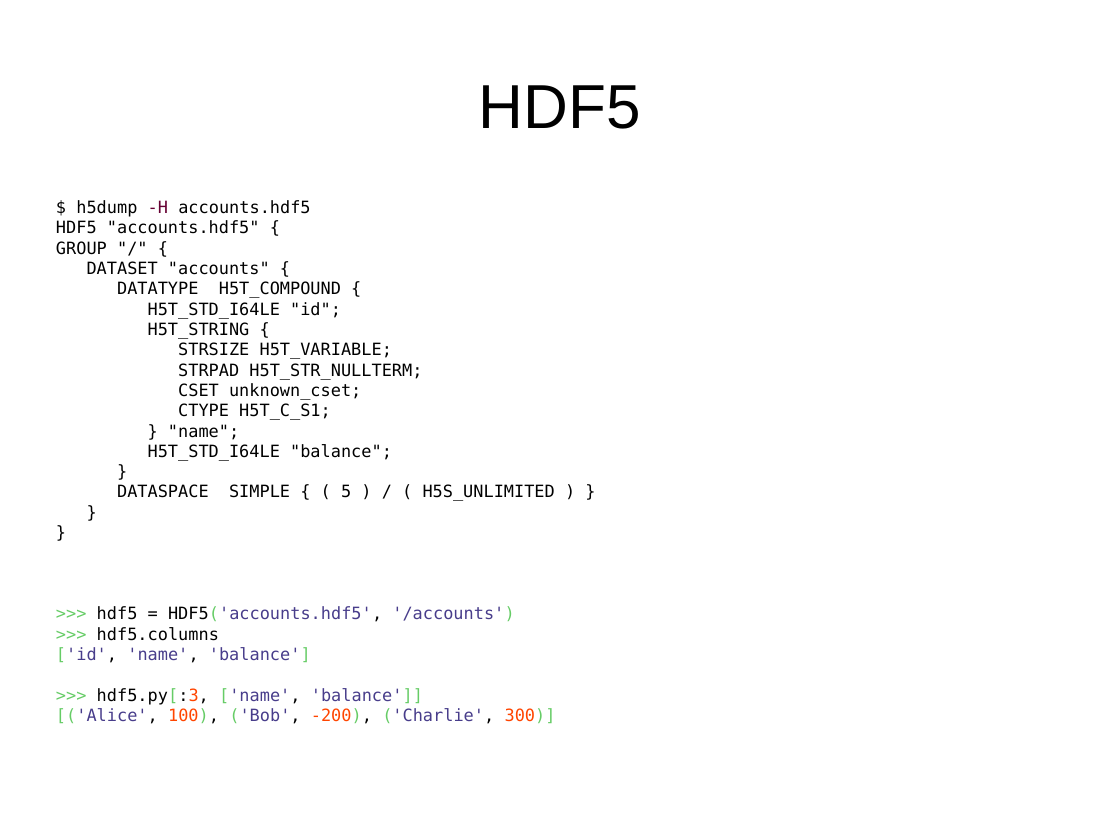
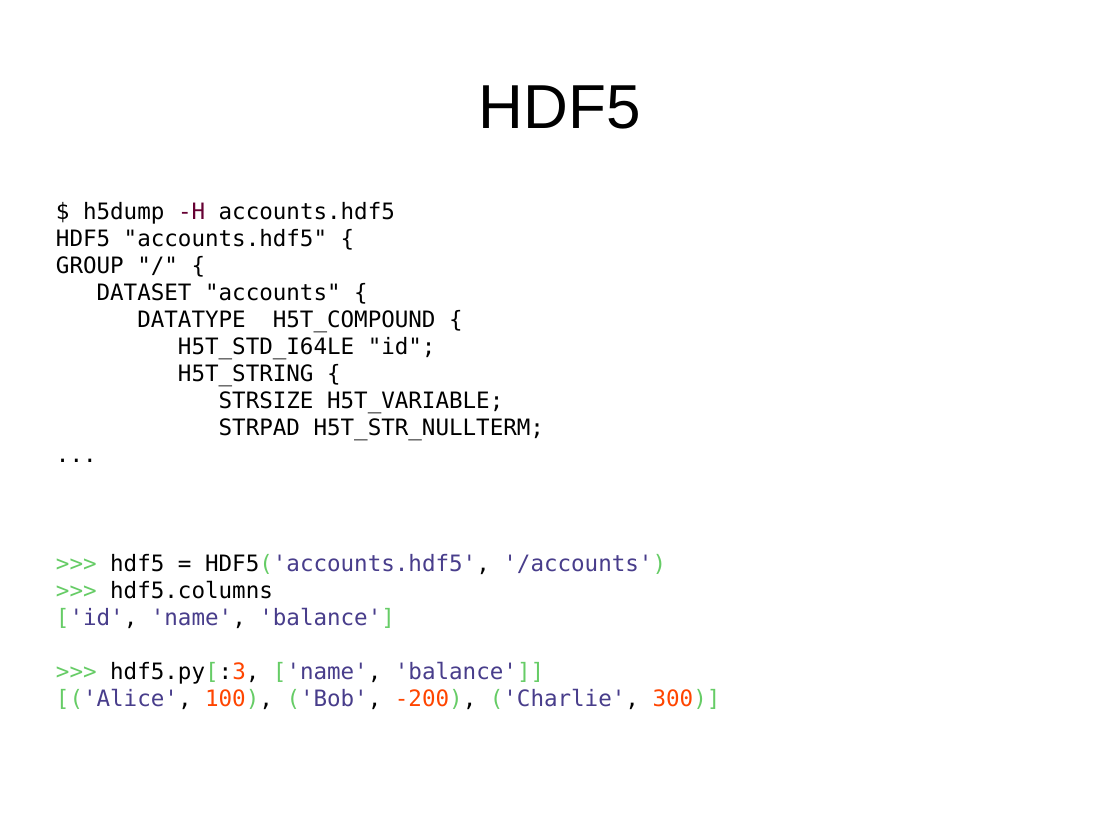
Before and after one commit to mrocklin/blaze-scipy-2014, a slide deck: slide 21 of SciPy2014Blaze.odp (slide 18 before the commit). Drawn at 1120x840 pixels with LibreOffice and Linux fonts; fonts in the diff are those of the drawing; background and template pictures are left out. Boxes give left, top, right and bottom in pixels: in the first picture for what was removed or moved away, otherwise in the second. Text is boxed around its words. In the diff, an @@ line names an element or a change of style, - is before the commit and + after.

```diff
--- a/SciPy2014Blaze.odp
+++ b/SciPy2014Blaze.odp
@@ text at <box>56,202,544,441</box>: text changed; size 12 to 16 pt @@
-$ h5dump -H accounts.hdf5
-HDF5 "accounts.hdf5" {
-GROUP "/" {
-DATASET "accounts" {
-DATATYPE H5T_COMPOUND {
-H5T_STD_I64LE "id";
-H5T_STRING {
-STRSIZE H5T_VARIABLE;
-STRPAD H5T_STR_NULLTERM;
-CSET unknown_cset;
-CTYPE H5T_C_S1;
-} "name";
-H5T_STD_I64LE "balance";
-}
-DATASPACE SIMPLE { ( 5 ) / ( H5S_UNLIMITED ) }
-}
-}
+$ h5dump -H accounts.hdf5
+HDF5 "accounts.hdf5" {
+GROUP "/" {
+DATASET "accounts" {
+DATATYPE H5T_COMPOUND {
+H5T_STD_I64LE "id";
+H5T_STRING {
+STRSIZE H5T_VARIABLE;
+STRPAD H5T_STR_NULLTERM;
+...
@@ text at <box>56,554,721,709</box>: size 12 to 16 pt in ">>> hdf5 = HDF5('accounts.hdf5', '/accounts') >>> hdf5.colum ..." @@
```
Also in this commit, not shown: 7 other slides changed, 3 slides added.
